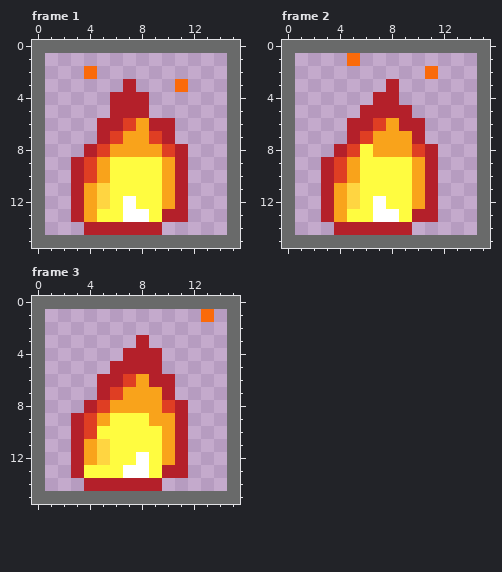
Two versions of one pixel-art file, Assassin´s Arena/Assets/Scenes/Animations/Fireability.aseprite. The first picture shows the starting point.
16x16 pixels, 3 frames. Shown: frame 1, frame 2, frame 3.
The result:
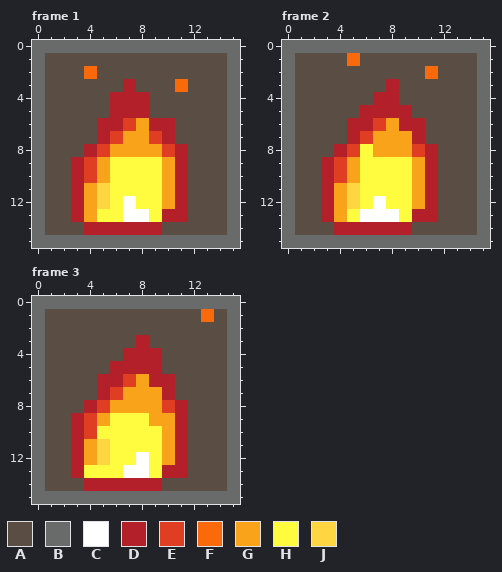
Palette (. is transparent): A #5a4e44  B #696a6a  C #ffffff  D #b4202a  E #df3e23  F #fa6a0a  G #f9a31b  H #fffc40  J #ffd541
The edit:
Frame 1:
y 1: x 1..14 .............. -> AAAAAAAAAAAAAA
y 2: x 1..3 ... -> AAA; x 5..14 .......... -> AAAAAAAAAA
y 3: x 1..6 ...... -> AAAAAA; x 8..10 ... -> AAA; x 12..14 ... -> AAA
y 4..5: x 1..5 ..... -> AAAAA; x 9..14 ...... -> AAAAAA
y 6..7: x 1..4 .... -> AAAA; x 11..14 .... -> AAAA
y 8: x 1..3 ... -> AAA; x 12..14 ... -> AAA
y 9..13: x 1..2 .. -> AA; x 12..14 ... -> AAA
y 14: x 1..3 ... -> AAA; x 10..14 ..... -> AAAAA
Frame 2:
y 1: x 1..4 .... -> AAAA; x 6..14 ......... -> AAAAAAAAA
y 2: x 1..10 .......... -> AAAAAAAAAA; x 12..14 ... -> AAA
y 3: x 1..7 ....... -> AAAAAAA; x 9..14 ...... -> AAAAAA
y 4: x 1..6 ...... -> AAAAAA; x 9..14 ...... -> AAAAAA
y 5: x 1..5 ..... -> AAAAA; x 10..14 ..... -> AAAAA
y 6..7: x 1..4 .... -> AAAA; x 11..14 .... -> AAAA
y 8: x 1..3 ... -> AAA; x 12..14 ... -> AAA
y 9..12: x 1..2 .. -> AA; x 12..14 ... -> AAA
y 13: x 1..2 .. -> AA; x 6 H -> C; x 12..14 ... -> AAA
y 14: x 1..3 ... -> AAA; x 10..14 ..... -> AAAAA
Frame 3:
y 1: x 1..12 ............ -> AAAAAAAAAAAA; x 14 . -> A
y 2: x 1..14 .............. -> AAAAAAAAAAAAAA
y 3: x 1..7 ....... -> AAAAAAA; x 9..14 ...... -> AAAAAA
y 4: x 1..6 ...... -> AAAAAA; x 10..14 ..... -> AAAAA
y 5: x 1..5 ..... -> AAAAA; x 10..14 ..... -> AAAAA
y 6..7: x 1..4 .... -> AAAA; x 11..14 .... -> AAAA
y 8: x 1..3 ... -> AAA; x 12..14 ... -> AAA
y 9..13: x 1..2 .. -> AA; x 12..14 ... -> AAA
y 14: x 1..3 ... -> AAA; x 10..14 ..... -> AAAAA
Pixel boxes of the changes (left, top, right, bottom) in both pictures:
added: (45, 53, 227, 235)
changed: (295, 53, 477, 235)
added: (45, 309, 227, 491)
